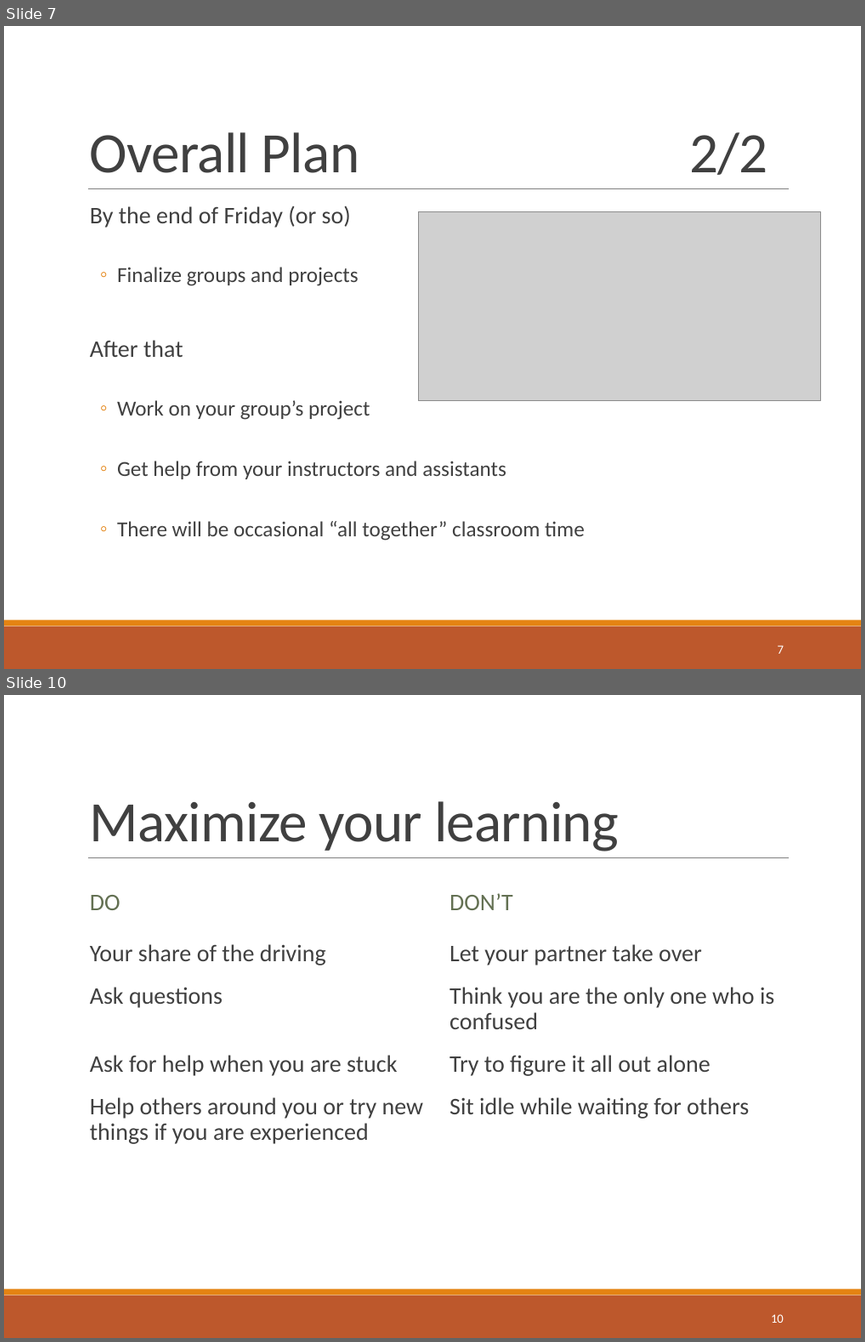
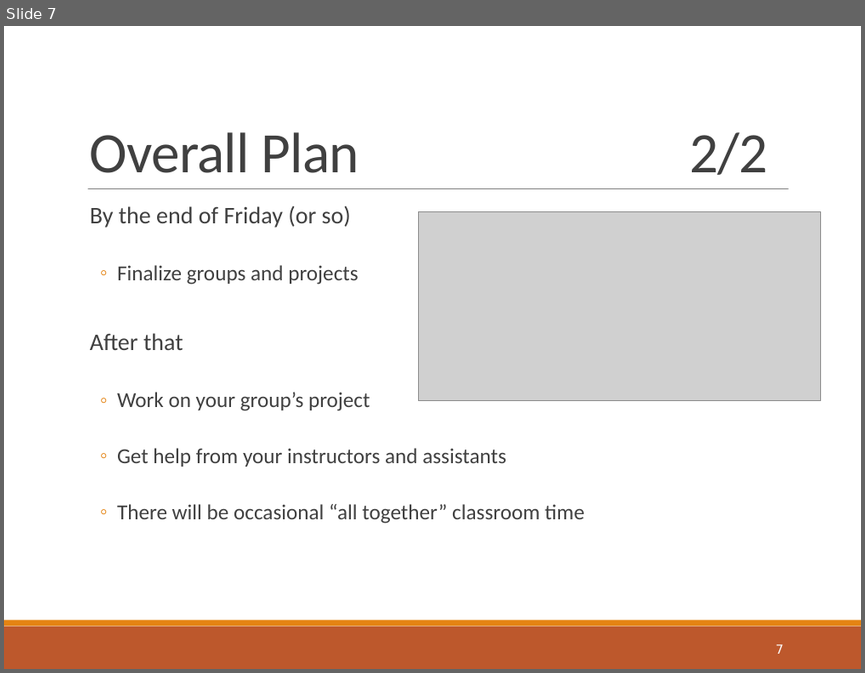
Before and after one commit to RHIT-CSSE/catapult, a slide deck: Sessions/00-MovingSmile/slides.pptx. Shown one above the other, each under a label of ours: slides 7 and 10 before the commit, slide 7 after it; the slides between them are not shown. The pictures are 865x1342 and 865x673 pixels, drawn with LibreOffice and Linux fonts; fonts in the diff are those of the drawing; grey boxes stand for pictures. Boxes give left, top, right and bottom in pixels: in the first picture for what was removed or moved away, otherwise in the second. Text is boxed around its words. In the diff, an @@ line names an element or a change of style, - is before the commit and + after.

```diff
--- a/Sessions/00-MovingSmile/slides.pptx
+++ b/Sessions/00-MovingSmile/slides.pptx
@@ slide 10 removed at (4, 695, 861, 1338), background #FFFFFF; not listed: 3 template elements that a slide beside it also shows @@
@@ title removed at (90, 801, 619, 851) @@
-Maximize your learning
@@ text removed at (90, 895, 120, 910) @@
-DO
@@ text removed at (449, 893, 513, 910) @@
-DON’T
@@ text removed at (90, 944, 424, 1144) @@
-  Your share of the driving
-  Ask questions
-  Ask for help when you are stuck
-  Help others around you or try new things if you are experienced
@@ text removed at (449, 944, 774, 1118) @@
-  Let your partner take over
-  Think you are the only one who is confused
-  Try to figure it all out alone
-  Sit idle while waiting for others
@@ page number removed at (771, 1314, 783, 1322) @@
-10
@@ slide 7 changed as well @@
@@ text "By the end of Friday ..." rewrapped from (90, 206, 585, 540) to (90, 206, 585, 523) @@
@@ page number at (776, 644, 783, 653): font Calibri to DejaVu Sans @@
```
Also in this commit, not shown: 9 other slides changed, 12 slides added, 13 other slides removed.
